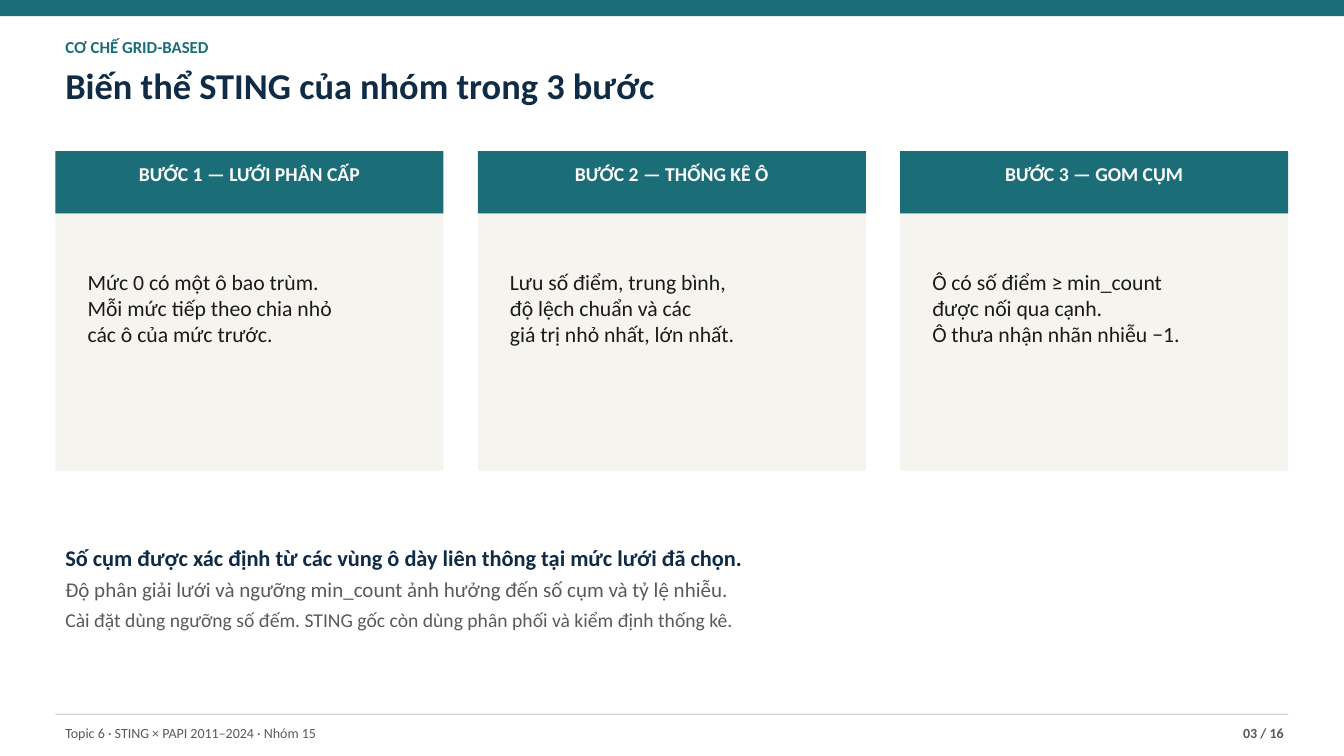
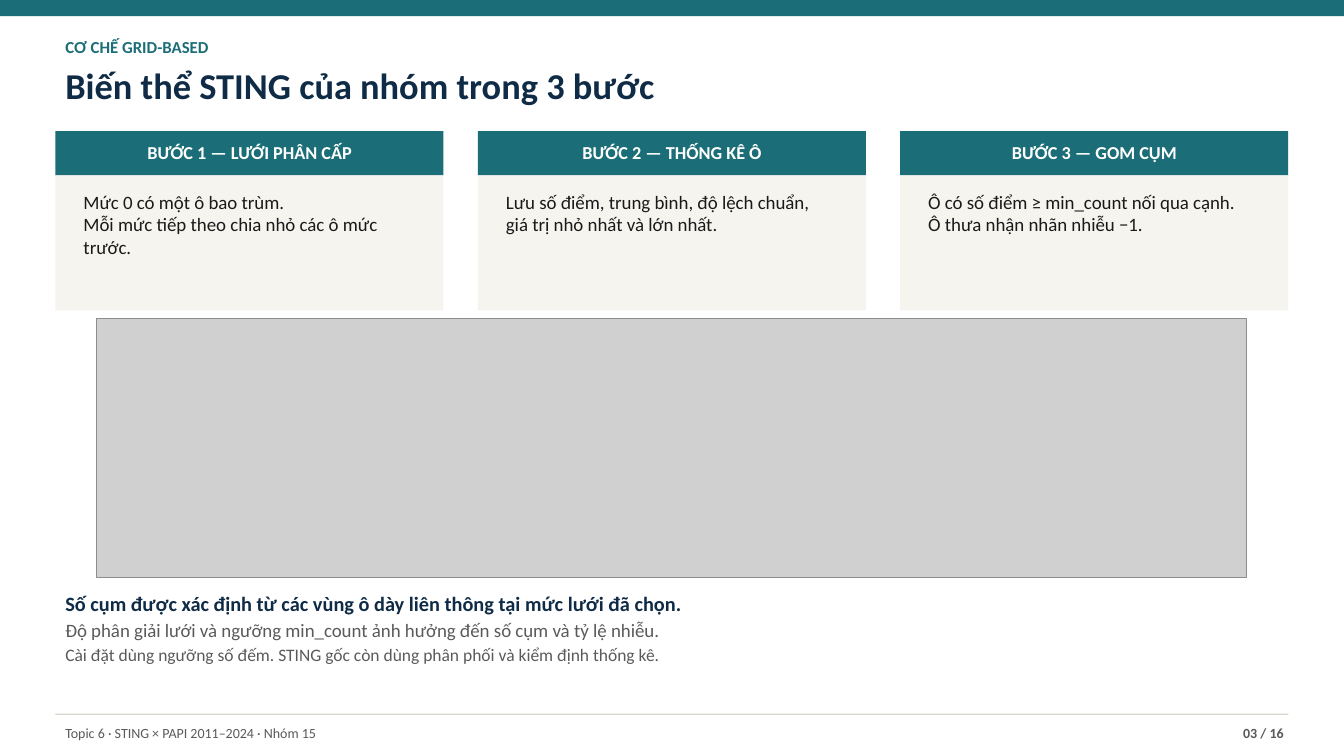
Before and after one commit to JasonTM17/Grid_Based_Sociology, a slide deck: slide 3 of slides/final.pptx. Drawn at 1344x756 pixels with LibreOffice and Linux fonts; fonts in the diff are those of the drawing; grey boxes stand for pictures. Boxes give left, top, right and bottom in pixels: in the first picture for what was removed or moved away, otherwise in the second. Text is boxed around its words. In the diff, an @@ line names an element or a change of style, - is before the commit and + after.

Commit message:
feat(viz): add STING step, noise and trap diagrams to notebooks and slides

```diff
--- a/slides/final.pptx
+++ b/slides/final.pptx
@@ text "BƯỚC 1 — LƯỚI PHÂN ..." moved from (x1=139, y1=165, x2=360, y2=181) to (x1=147, y1=144, x2=351, y2=159) @@
@@ rectangle resized from (x1=55, y1=151, x2=444, y2=214) to (x1=55, y1=131, x2=444, y2=175) @@
@@ text "BƯỚC 2 — THỐNG KÊ ..." moved from (x1=575, y1=165, x2=768, y2=181) to (x1=582, y1=144, x2=761, y2=159) @@
@@ rectangle resized from (x1=478, y1=151, x2=866, y2=214) to (x1=478, y1=131, x2=866, y2=175) @@
@@ size 14 to 13 pt in 3 elements at (x1=147, y1=144, x2=351, y2=159), (x1=582, y1=144, x2=761, y2=159), (x1=1012, y1=144, x2=1176, y2=162) @@
@@ text "BƯỚC 3 — GOM CỤM" moved from (x1=1005, y1=165, x2=1183, y2=185) to (x1=1012, y1=144, x2=1176, y2=162) @@
@@ rectangle resized from (x1=900, y1=151, x2=1289, y2=214) to (x1=900, y1=131, x2=1289, y2=175) @@
@@ rectangle resized from (x1=55, y1=214, x2=444, y2=471) to (x1=55, y1=175, x2=444, y2=311) @@
@@ rectangle resized from (x1=478, y1=214, x2=866, y2=471) to (x1=478, y1=175, x2=866, y2=311) @@
@@ rectangle resized from (x1=900, y1=214, x2=1289, y2=471) to (x1=900, y1=175, x2=1289, y2=311) @@
@@ text at (x1=83, y1=195, x2=377, y2=254): text changed; size 15.5 to 13.5 pt @@
-Mức 0 có một ô bao trùm.
-Mỗi mức tiếp theo chia nhỏ
-các ô của mức trước.
+Mức 0 có một ô bao trùm.
+Mỗi mức tiếp theo chia nhỏ các ô mức trước.
@@ text at (x1=506, y1=194, x2=809, y2=235): text changed; size 15.5 to 13.5 pt @@
-Lưu số điểm, trung bình,
-độ lệch chuẩn và các
-giá trị nhỏ nhất, lớn nhất.
+Lưu số điểm, trung bình, độ lệch chuẩn,
+giá trị nhỏ nhất và lớn nhất.
@@ text at (x1=928, y1=193, x2=1234, y2=234): text changed; size 15.5 to 13.5 pt @@
-Ô có số điểm ≥ min_count
-được nối qua cạnh.
-Ô thưa nhận nhãn nhiễu −1.
+Ô có số điểm ≥ min_count nối qua cạnh.
+Ô thưa nhận nhãn nhiễu −1.
@@ picture added at (x1=97, y1=319, x2=1247, y2=578) @@
@@ text "Số cụm được xác định ..." moved from (x1=65, y1=549, x2=742, y2=631) to (x1=65, y1=595, x2=682, y2=664) @@
@@ text "Số cụm được xác định ..." at (x1=65, y1=595, x2=682, y2=664): size 16 to 14.5 pt in "Số cụm được xác định từ các ..."; size 15 to 13.5 pt in "Độ phân giải lưới và ngưỡng min_count ..."; size 14 to 12.5 pt in "Cài đặt dùng ngưỡng số đếm. STING ..."; less space between paragraphs @@
```
Also in this commit, not shown: 11 other files.
